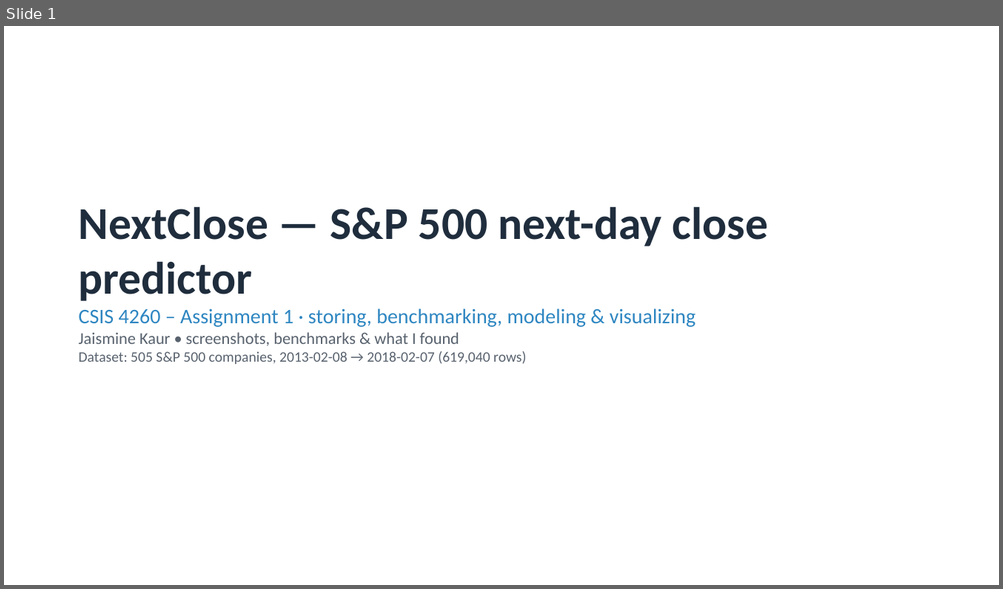
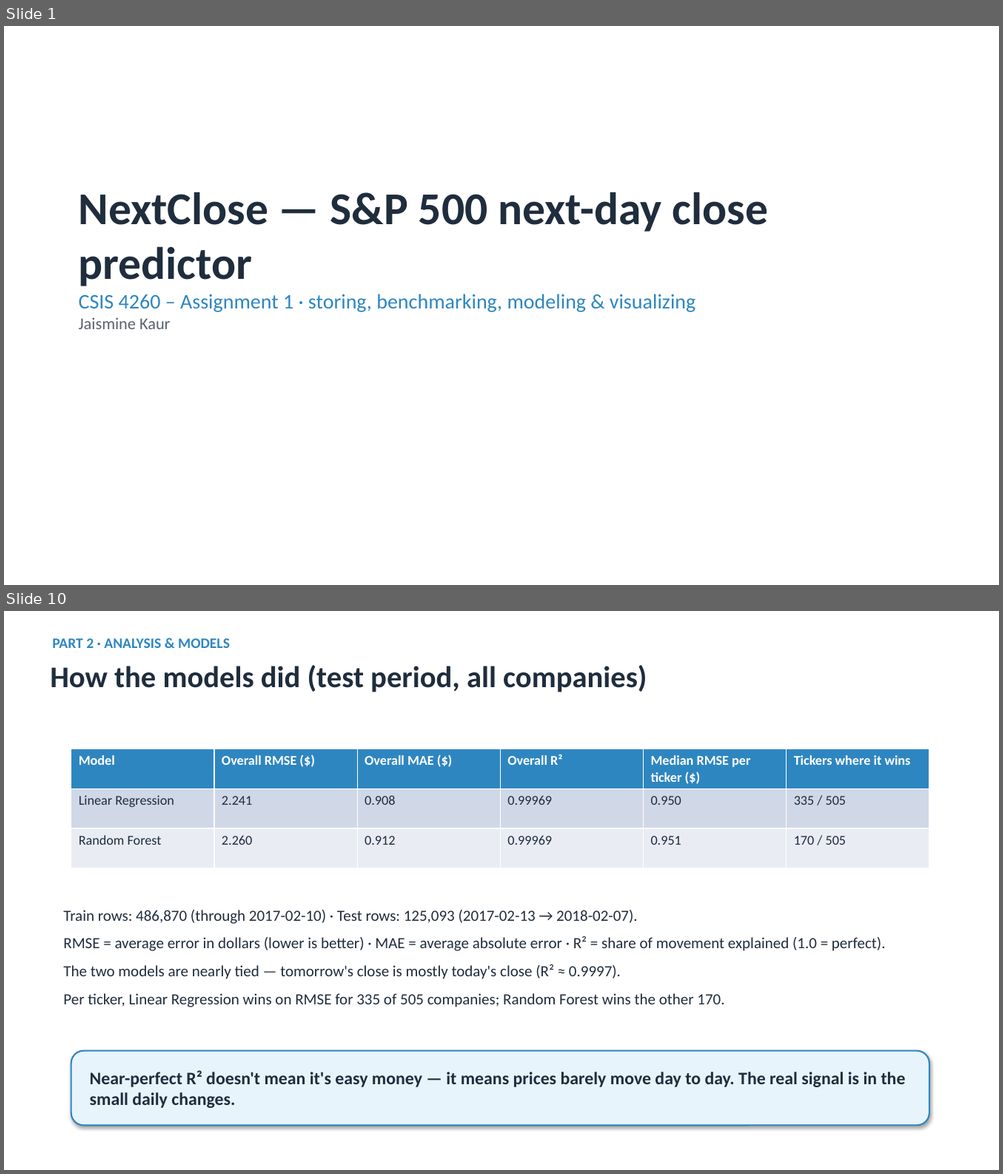
Before and after one commit to jaismine19/NextClose, a slide deck: docs/CSIS4260_Assignment1_Dashboard_Screenshots.pptx. Shown one above the other, each under a label of ours: slide 1 before the commit, slides 1 and 10 after it; the slides between them are not shown. The pictures are 1003x589 and 1003x1174 pixels, drawn with LibreOffice and Linux fonts; fonts in the diff are those of the drawing. Boxes give left, top, right and bottom in pixels: in the first picture for what was removed or moved away, otherwise in the second. Text is boxed around its words. In the diff, an @@ line names an element or a change of style, - is before the commit and + after.

```diff
--- a/docs/CSIS4260_Assignment1_Dashboard_Screenshots.pptx
+++ b/docs/CSIS4260_Assignment1_Dashboard_Screenshots.pptx
@@ slide 10 added at <box>4,611,999,1170</box>, background #FFFFFF @@
@@ text added at <box>52,638,230,648</box>, 14 pt, text #2E86C1, bold @@
+PART 2 · ANALYSIS & MODELS
@@ text added at <box>50,665,646,692</box>, 29 pt, text #1F2D3D, bold @@
+How the models did (test period, all companies)
@@ table added at <box>71,749,930,869</box>, 3 rows, 6 columns @@
+Model | Overall RMSE ($) | Overall MAE ($) | Overall R² | Median RMSE per ticker ($) | Tickers where it wins
+Linear Regression | 2.241 | 0.908 | 0.99969 | 0.950 | 335 / 505
+Random Forest | 2.260 | 0.912 | 0.99969 | 0.951 | 170 / 505
@@ text added at <box>63,910,885,1008</box>, 15 pt, text #1F2D3D @@
+Train rows: 486,870 (through 2017-02-10) · Test rows: 125,093 (2017-02-13 → 2018-02-07).
+RMSE = average error in dollars (lower is better) · MAE = average absolute error · R² = share of movement explained (1.0 = perfect).
+The two models are nearly tied — tomorrow's close is mostly today's close (R² ≈ 0.9997).
+Per ticker, Linear Regression wins on RMSE for 335 of 505 companies; Random Forest wins the other 170.
@@ rounded rectangle added at <box>71,1051,929,1126</box>, fill #E8F4FB, outline #2E86C1 1.5 pt, 17 pt, text #1F2D3D, bold @@
+Near-perfect R² doesn't mean it's easy money — it means prices barely move day to day. The real signal is in the small daily changes.
@@ slide 1 changed as well @@
@@ text "NextClose — S&P 500 next-day ...": place and size @@
-text "NextClose — S&P 500 next-day ..." at <box>79,207,768,364</box>
+text "NextClose — S&P 500 next-day ..." at <box>79,192,768,329</box>
@@ text at <box>79,318,170,329</box>: text changed; size 14 to 16 pt @@
-Jaismine Kaur • screenshots, benchmarks & what I found
-Dataset: 505 S&P 500 companies, 2013-02-08 → 2018-02-07 (619,040 rows)
+Jaismine Kaur
```
Also in this commit, not shown: 7 other slides changed, 13 other slides added, 8 slides removed, 1 other file.
